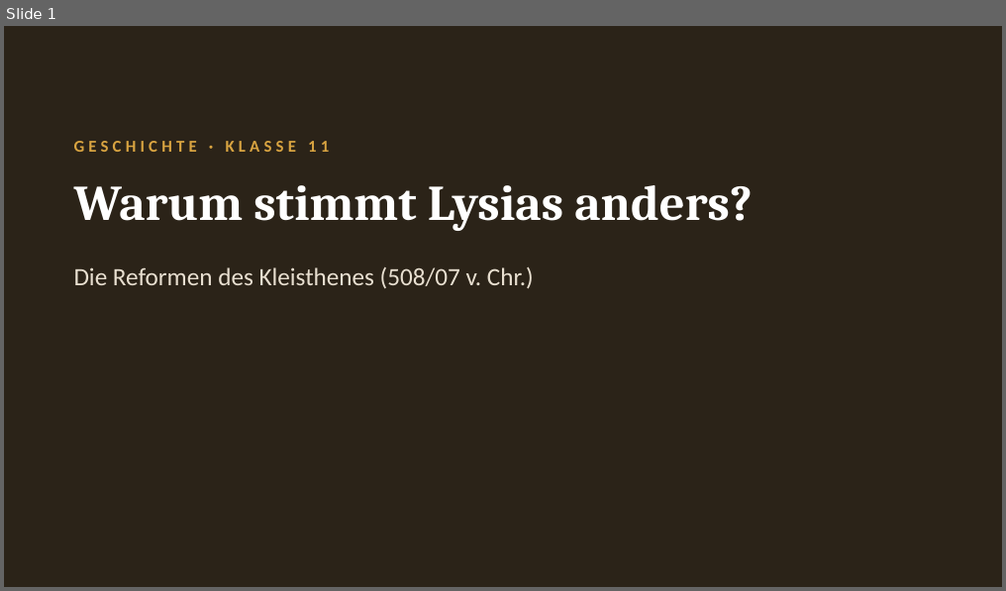
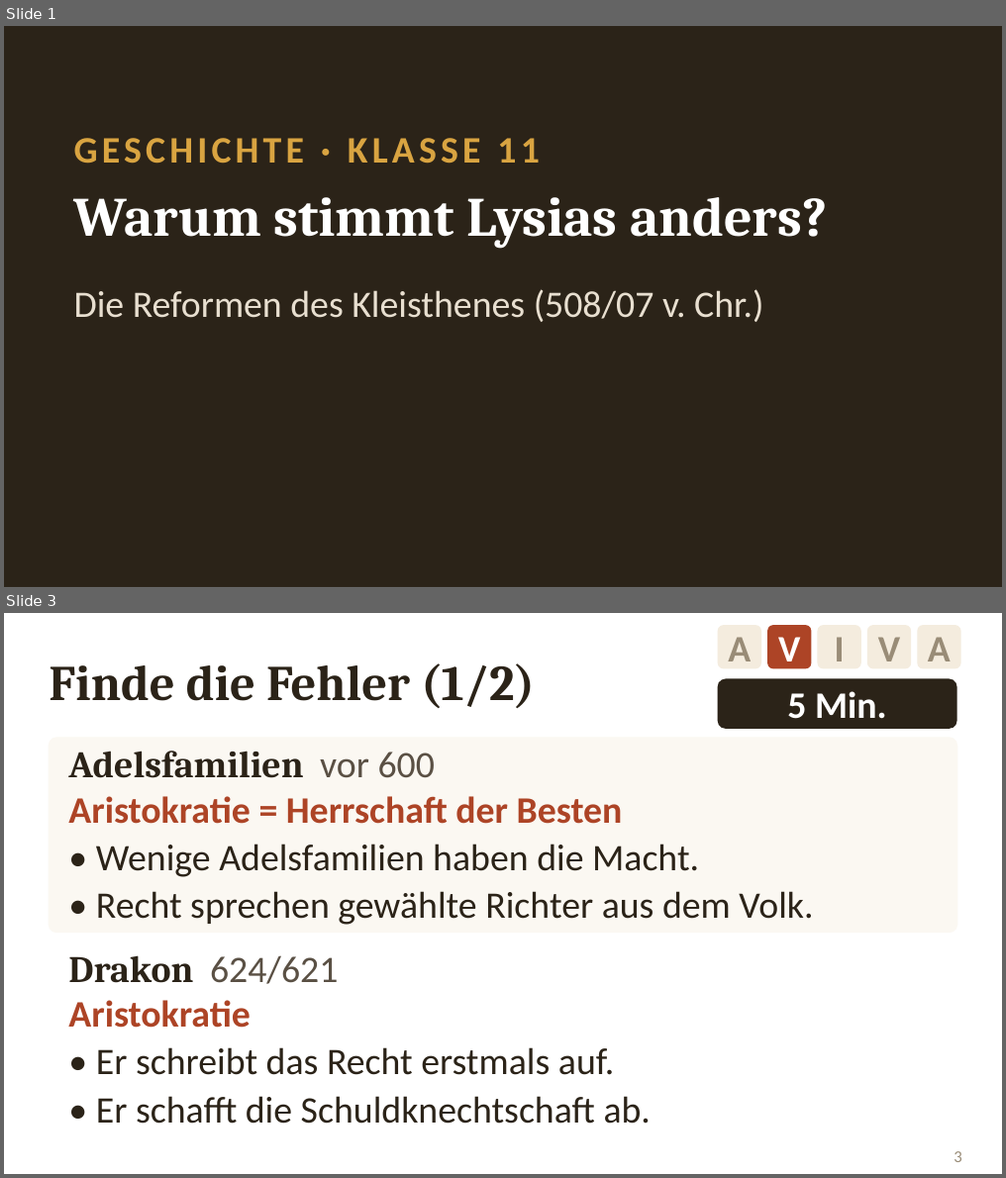
Before and after one commit to golzkonstantin-gif/Schule, a slide deck: Geschichte_11/Stunde_Kleisthenes/Folien_Kleisthenes.pptx. Shown one above the other, each under a label of ours: slide 1 before the commit, slides 1 and 3 after it; the slides between them are not shown. The pictures are 1006x591 and 1006x1178 pixels, drawn with LibreOffice and Linux fonts; fonts in the diff are those of the drawing. Boxes give left, top, right and bottom in pixels: in the first picture for what was removed or moved away, otherwise in the second. Text is boxed around its words. In the diff, an @@ line names an element or a change of style, - is before the commit and + after.

```diff
--- a/Geschichte_11/Stunde_Kleisthenes/Folien_Kleisthenes.pptx
+++ b/Geschichte_11/Stunde_Kleisthenes/Folien_Kleisthenes.pptx
@@ slide 3 added at (x1=4, y1=613, x2=1002, y2=1174), background #FFFFFF @@
@@ rounded rectangle added at (x1=718, y1=625, x2=761, y2=668), fill #F4ECDE, 27 pt, text #998C77, bold @@
+A
@@ rounded rectangle added at (x1=767, y1=625, x2=811, y2=668), fill #AD4426, 27 pt, text #FFFFFF, bold @@
+V
@@ rounded rectangle added at (x1=818, y1=625, x2=861, y2=668), fill #F4ECDE, 27 pt, text #998C77, bold @@
+I
@@ rounded rectangle added at (x1=867, y1=625, x2=911, y2=668), fill #F4ECDE, 27 pt, text #998C77, bold @@
+V
@@ rounded rectangle added at (x1=917, y1=625, x2=961, y2=668), fill #F4ECDE, 27 pt, text #998C77, bold @@
+A
@@ text added at (x1=49, y1=663, x2=535, y2=708), 36 pt, text #2B2318, bold @@
+Finde die Fehler (1/2)
@@ rounded rectangle added at (x1=718, y1=679, x2=957, y2=729), fill #2B2318, 27 pt, text #FFFFFF, bold @@
+5 Min.
@@ rounded rectangle added at (x1=49, y1=738, x2=957, y2=933), fill #FBF8F2, outline #FBF8F2 1 pt @@
@@ text added at (x1=68, y1=751, x2=435, y2=778), 27 pt, text #2B2318, bold @@
+Adelsfamilien vor 600
@@ text added at (x1=68, y1=796, x2=623, y2=824), 27 pt, text #AD4426, bold @@
+Aristokratie = Herrschaft der Besten
@@ text added at (x1=96, y1=844, x2=699, y2=877), 27 pt, text #2B2318 @@
+• Wenige Adelsfamilien haben die Macht.
@@ text added at (x1=96, y1=891, x2=813, y2=925), 27 pt, text #2B2318 @@
+• Recht sprechen gewählte Richter aus dem Volk.
@@ rounded rectangle added at (x1=49, y1=943, x2=957, y2=1137), fill #FFFFFF, outline #FFFFFF 1 pt @@
@@ text added at (x1=68, y1=956, x2=338, y2=984), 27 pt, text #5A5044 @@
+Drakon 624/621
@@ text added at (x1=68, y1=1000, x2=251, y2=1028), 27 pt, text #AD4426, bold @@
+Aristokratie
@@ text added at (x1=96, y1=1048, x2=615, y2=1075), 27 pt, text #2B2318 @@
+• Er schreibt das Recht erstmals auf.
@@ text added at (x1=96, y1=1096, x2=651, y2=1124), 27 pt, text #2B2318 @@
+• Er schafft die Schuldknechtschaft ab.
@@ page number added at (x1=953, y1=1152, x2=961, y2=1162), 12 pt, text #998C77 @@
+3
@@ slide 1 changed as well @@
@@ text "GESCHICHTE · KLASSE 11" at (x1=74, y1=138, x2=539, y2=164): size 12 to 27 pt @@
@@ text "Warum stimmt Lysias anders?" moved from (x1=74, y1=185, x2=752, y2=231) to (x1=74, y1=197, x2=827, y2=248) @@
@@ text "Warum stimmt Lysias anders?" at (x1=74, y1=197, x2=827, y2=248): size 36 to 40 pt @@
@@ text "Die Reformen des Kleisthenes (508/07 ..." moved from (x1=74, y1=268, x2=534, y2=289) to (x1=74, y1=289, x2=763, y2=322) @@
@@ text "Die Reformen des Kleisthenes (508/07 ..." at (x1=74, y1=289, x2=763, y2=322): size 18 to 27 pt @@
```
Also in this commit, not shown: 7 other slides changed, 10 other slides added, 5 slides removed, 6 other files.
